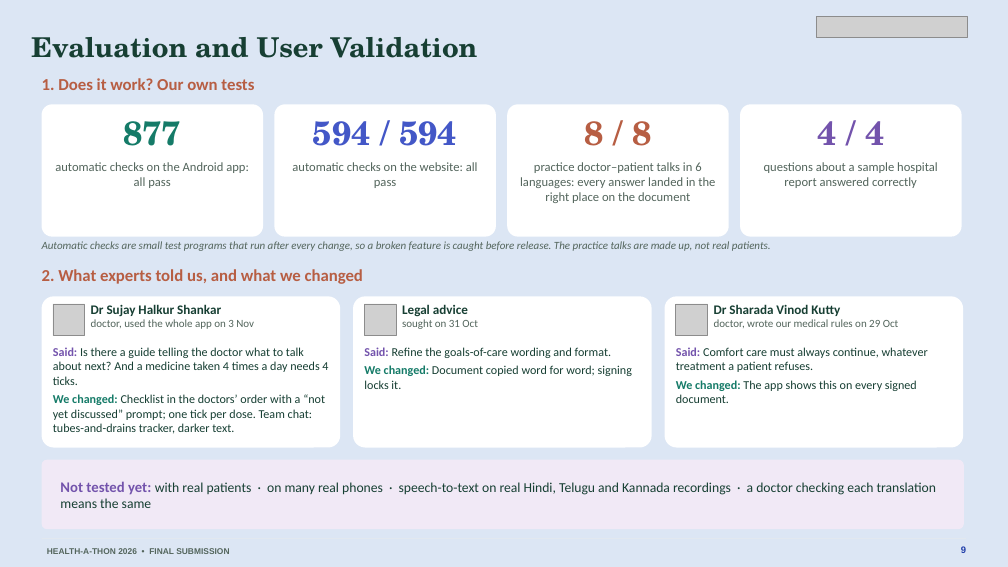
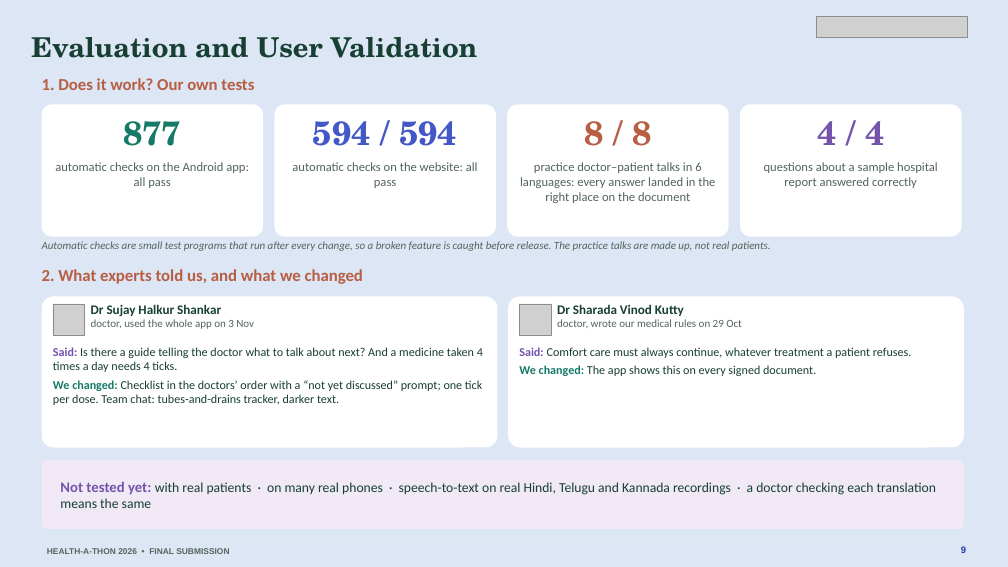
Before and after one commit to basithladdu/healthathon, a slide deck: slide 9 of output/final-submission/Sahara-Final-Presentation.pptx. Drawn at 1008x567 pixels with LibreOffice and Linux fonts; fonts in the diff are those of the drawing; grey boxes stand for pictures. Boxes give left, top, right and bottom in pixels: in the first picture for what was removed or moved away, otherwise in the second. Text is boxed around its words. In the diff, an @@ line names an element or a change of style, - is before the commit and + after.

```diff
--- a/output/final-submission/Sahara-Final-Presentation.pptx
+++ b/output/final-submission/Sahara-Final-Presentation.pptx
@@ rounded rectangle: place and size @@
-rounded rectangle at [42, 296, 340, 448]
+rounded rectangle at [42, 296, 498, 448]
@@ rounded rectangle: place and size @@
-rounded rectangle at [353, 296, 652, 448]
+rounded rectangle at [508, 296, 964, 448]
@@ rounded rectangle removed at [665, 296, 963, 448] @@
@@ picture removed at [364, 304, 396, 336] @@
@@ text removed at [402, 304, 478, 329] @@
-Legal advice
-sought on 31 Oct
@@ picture added at [520, 304, 551, 336] @@
@@ text "Dr Sharada Vinod Kutty": place and size @@
-text "Dr Sharada Vinod Kutty" at [714, 304, 899, 328]
+text "Dr Sharada Vinod Kutty" at [557, 304, 742, 328]
@@ picture removed at [676, 304, 708, 336] @@
@@ text "Said: Is there a guide ..." rewrapped from [53, 347, 328, 434] to [53, 347, 483, 405] @@
@@ text removed at [364, 347, 632, 389] @@
-Said: Refine the goals-of-care wording and format.
-We changed: Document copied word for word; signing locks it.
@@ text "Said: Comfort care must always ..." rewrapped from [676, 347, 928, 403] to [519, 347, 912, 376] @@
```
Also in this commit, not shown: 11 other slides changed, 13 other files.
